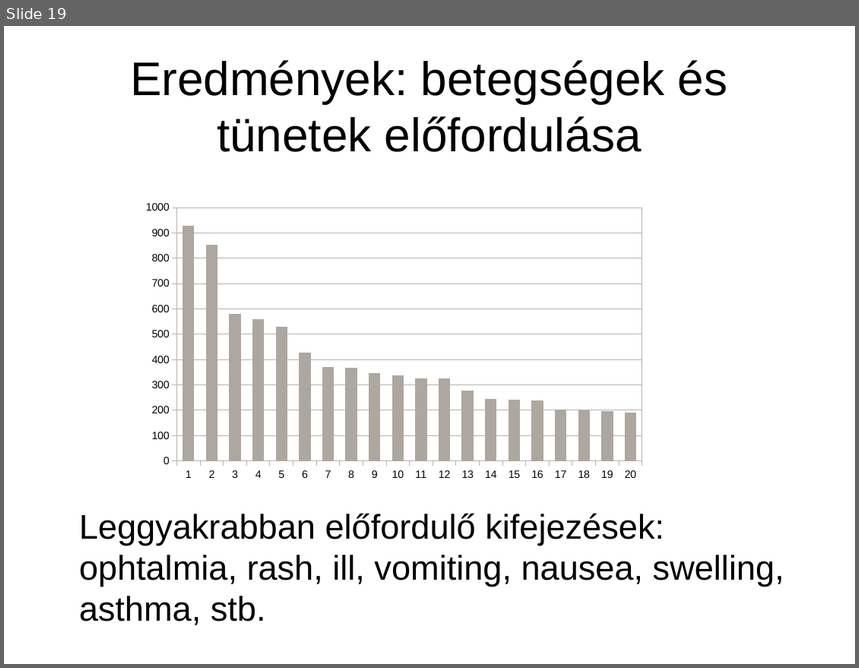
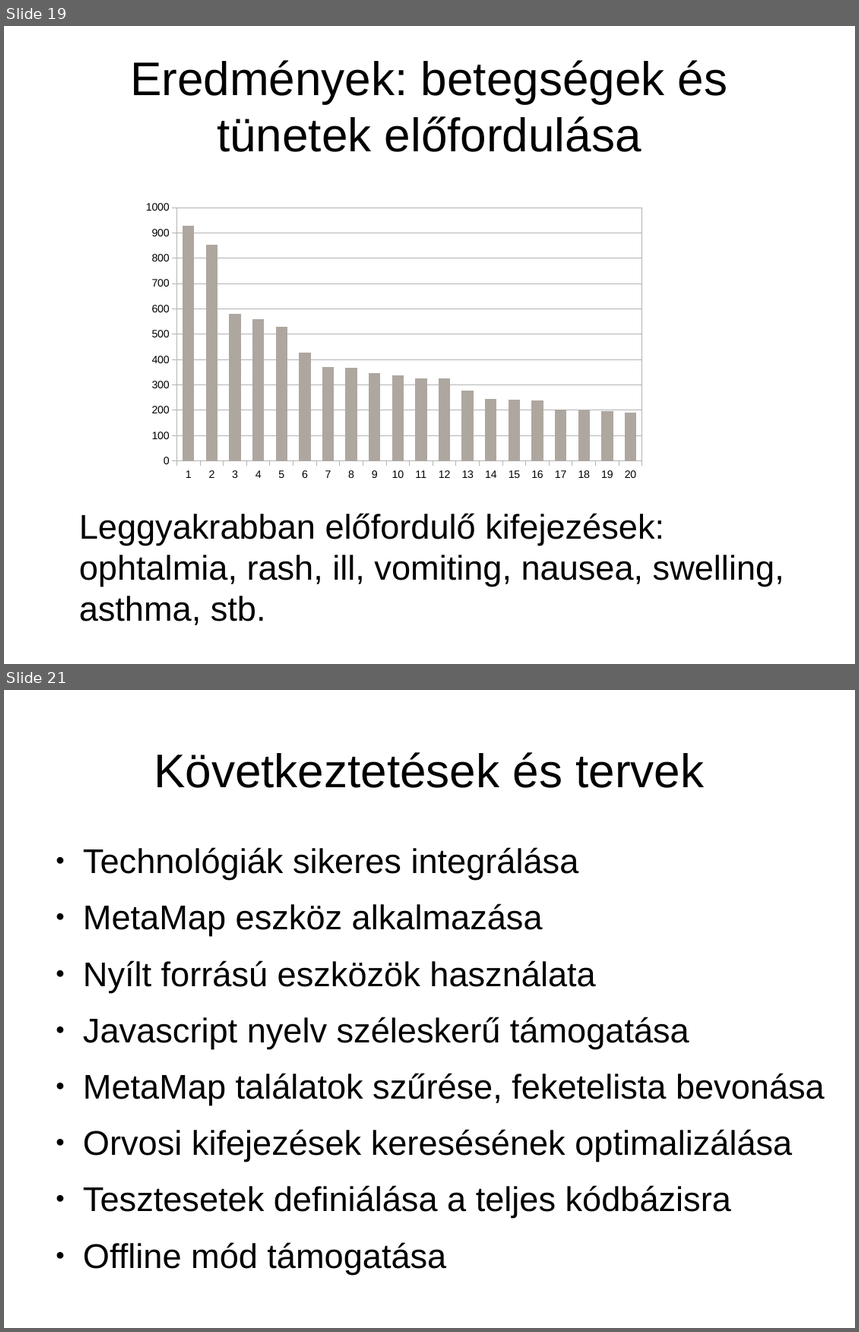
Before and after one commit to Zoliqa/drugsdb, a slide deck: docs/thesis/Orvosi szövegértelmező rendszer - bemutató.odp. Shown one above the other, each under a label of ours: slide 19 before the commit, slides 19 and 21 after it; the slides between them are not shown. The pictures are 859x668 and 859x1332 pixels, drawn with LibreOffice and Linux fonts; fonts in the diff are those of the drawing. Boxes give left, top, right and bottom in pixels: in the first picture for what was removed or moved away, otherwise in the second. Text is boxed around its words. In the diff, an @@ line names an element or a change of style, - is before the commit and + after.

```diff
--- a/docs/thesis/Orvosi szövegértelmező rendszer - bemutató.odp
+++ b/docs/thesis/Orvosi szövegértelmező rendszer - bemutató.odp
@@ slide 21 added at (4,690,855,1328), background #FFFFFF @@
@@ title added at (154,752,704,788), 44 pt, text #000000 @@
+Következtetések és tervek
@@ text added at (83,847,825,1274), 32 pt, text #000000 @@
+● Technológiák sikeres integrálása
+● MetaMap eszköz alkalmazása
+● Nyílt forrású eszközök használata
+● Javascript nyelv széleskerű támogatása
+● MetaMap találatok szűrése, feketelista bevonása
+● Orvosi kifejezések keresésének optimalizálása
+● Tesztesetek definiálása a teljes kódbázisra
+● Offline mód támogatása
```
Also in this commit, not shown: 3 slides changed, 1 other file.
